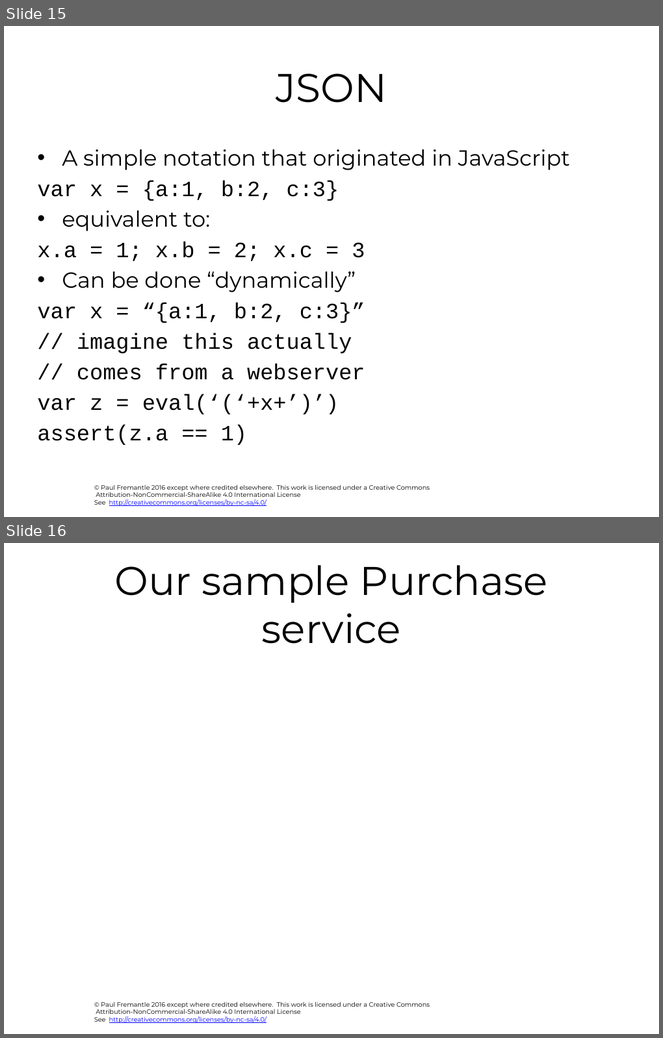
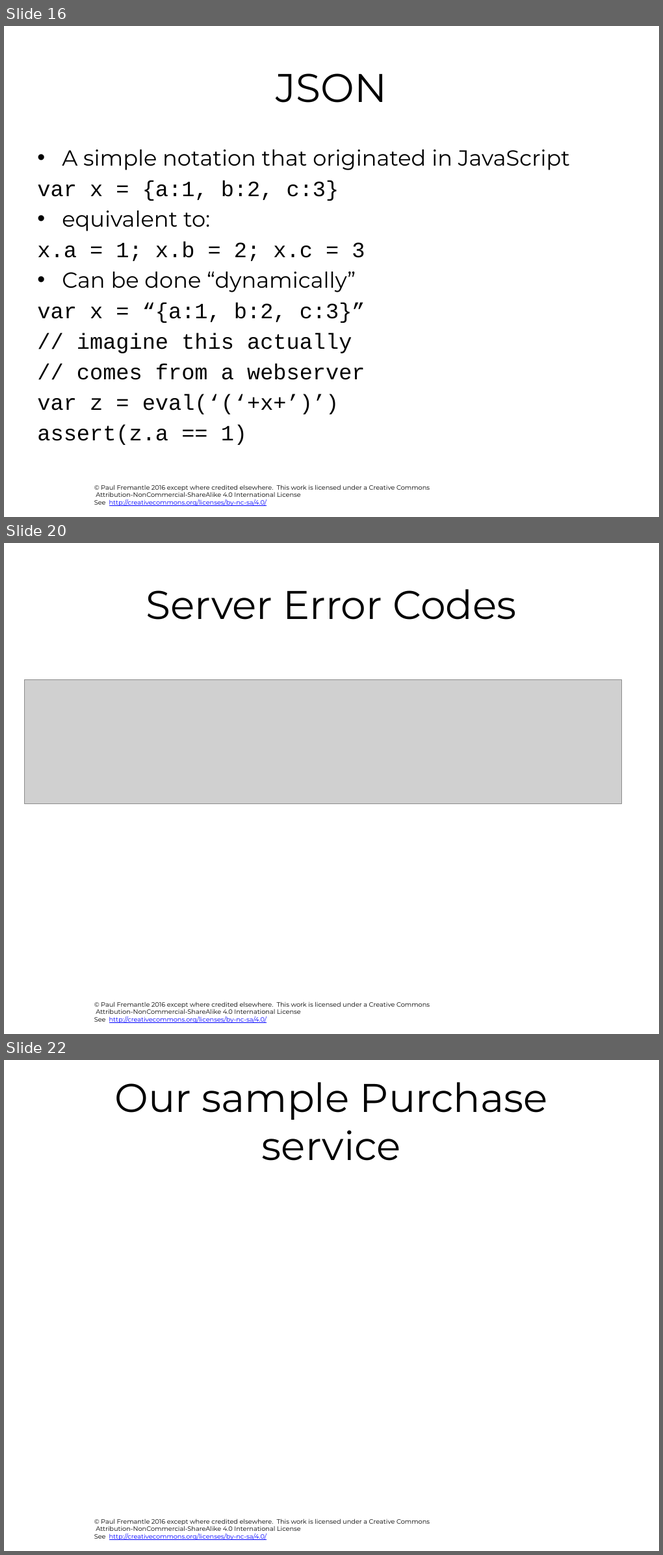
Before and after one commit to pzfreo/ox-soa, a slide deck: presentation-source/04-REST-Intro.pptx. Shown one above the other, each under a label of ours: slides 15 and 16 before the commit, slides 16, 20 and 22 after it; the slides between them are not shown. The pictures are 663x1038 and 663x1555 pixels, drawn with LibreOffice and Linux fonts; fonts in the diff are those of the drawing; grey boxes stand for pictures; background and template pictures are left out. Boxes give left, top, right and bottom in pixels: in the first picture for what was removed or moved away, otherwise in the second. Text is boxed around its words. In the diff, an @@ line names an element or a change of style, - is before the commit and + after.

```diff
--- a/presentation-source/04-REST-Intro.pptx
+++ b/presentation-source/04-REST-Intro.pptx
@@ slide 20 added at bbox=[4, 543, 659, 1034], background #FFFFFF; not listed: 1 template element that a slide beside it also shows @@
@@ title added at bbox=[146, 589, 517, 620], 44 pt, text #000000 @@
+Server Error Codes
@@ picture added at bbox=[24, 680, 622, 804] @@
@@ what was slide 15 is now slide 16 @@
@@ what was slide 16 is now slide 22 @@
```
Also in this commit, not shown: 1 slide changed, 5 other slides added, 31 other files.
